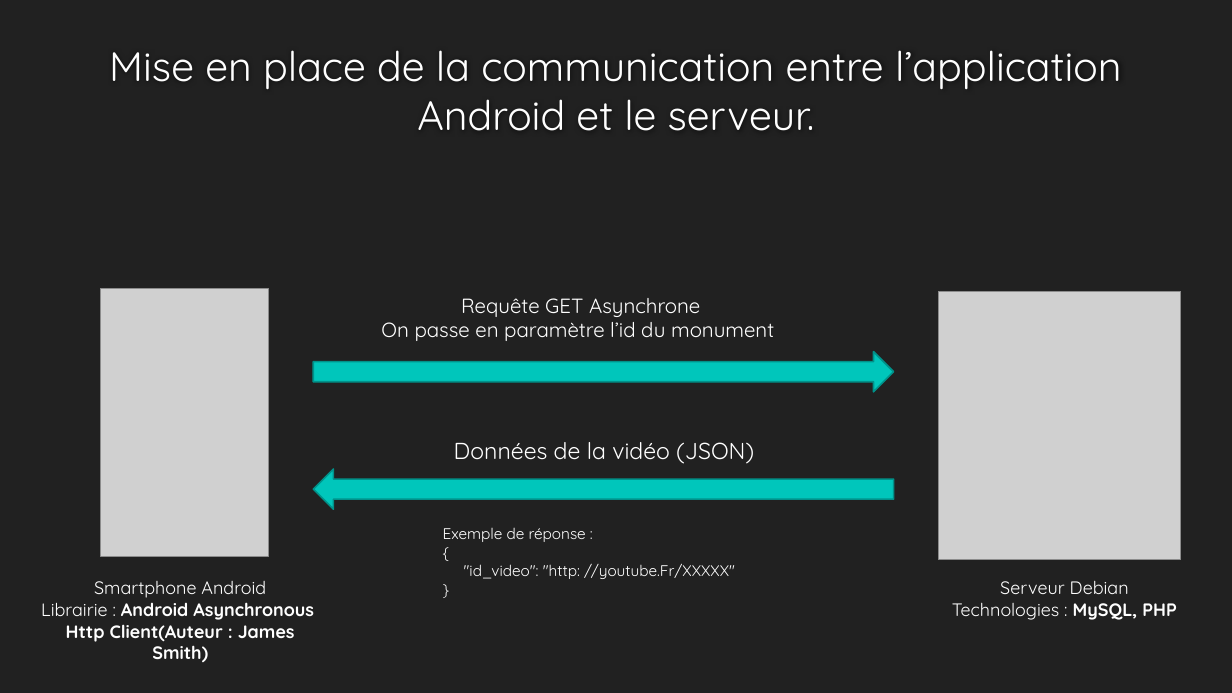
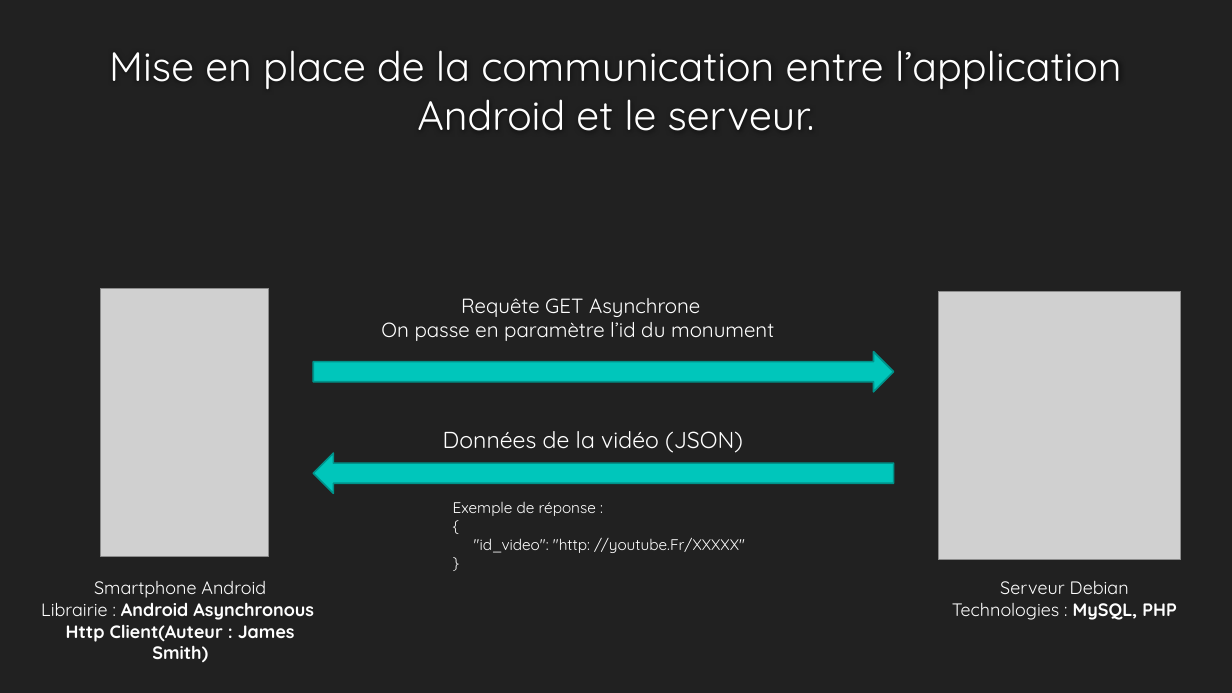
Before and after one commit to rlembo06/VR_tourism, a slide deck: slide 8 of annexes/MohamedSlider.pptx. Drawn at 1232x693 pixels with LibreOffice and Linux fonts; fonts in the diff are those of the drawing; grey boxes stand for pictures; background and template pictures are left out. Boxes give left, top, right and bottom in pixels: in the first picture for what was removed or moved away, otherwise in the second. Text is boxed around its words. In the diff, an @@ line names an element or a change of style, - is before the commit and + after.

Commit message:
Ajout diag class http + mise à jour slide

```diff
--- a/annexes/MohamedSlider.pptx
+++ b/annexes/MohamedSlider.pptx
@@ text "Données de la vidéo (JSON)": place and size @@
-text "Données de la vidéo (JSON)" at [454, 442, 754, 464]
+text "Données de la vidéo (JSON)" at [443, 431, 743, 453]
@@ right arrow: place and size @@
-right arrow at [313, 470, 894, 510]
+right arrow at [313, 453, 894, 494]
@@ text "Exemple de réponse :": place and size @@
-text "Exemple de réponse :" at [443, 528, 735, 579]
+text "Exemple de réponse :" at [453, 502, 745, 553]
```
Also in this commit, not shown: 2 slides added, 6 other files.
